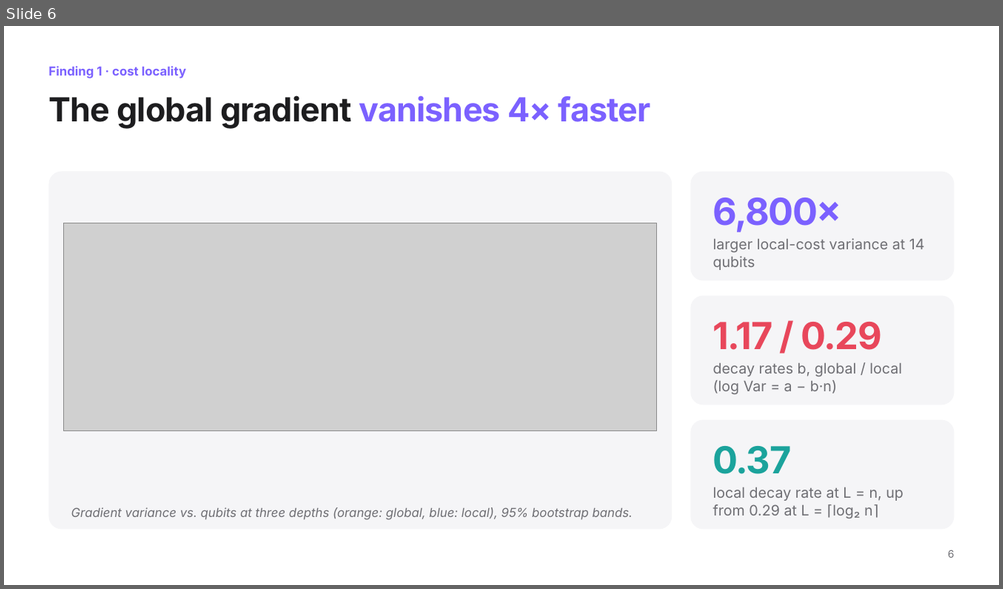
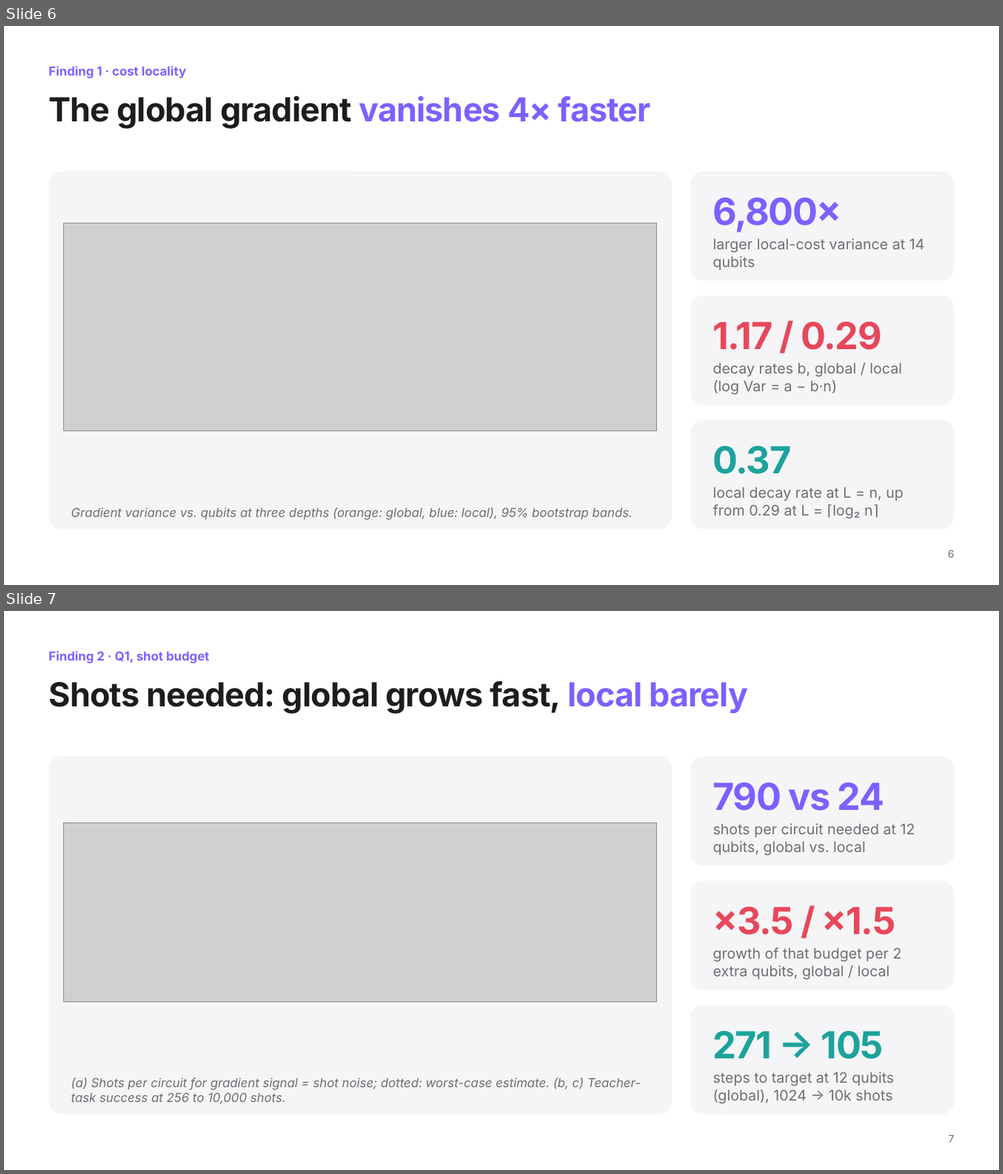
Before and after one commit to Saifix/Barren-plateaus-global-vs.-local-cost-functions, a slide deck: presentations/2026-11-24_progress_update.pptx. Shown one above the other, each under a label of ours: slide 6 before the commit, slides 6 and 7 after it. The pictures are 1003x589 and 1003x1174 pixels, drawn with LibreOffice and Linux fonts; fonts in the diff are those of the drawing; grey boxes stand for pictures. Boxes give left, top, right and bottom in pixels: in the first picture for what was removed or moved away, otherwise in the second. Text is boxed around its words. In the diff, an @@ line names an element or a change of style, - is before the commit and + after.

```diff
--- a/presentations/2026-11-24_progress_update.pptx
+++ b/presentations/2026-11-24_progress_update.pptx
@@ slide 7 added at bbox=[4, 611, 999, 1170], background #FFFFFF @@
@@ text added at bbox=[48, 651, 209, 664], 12 pt, text #7B61FF, bold @@
+Finding 2 · Q1, shot budget
@@ title added at bbox=[48, 681, 748, 714], 32 pt, text #1D1D1F, bold @@
+Shots needed: global grows fast, local barely
@@ rounded rectangle added at bbox=[48, 757, 671, 1115], fill #F5F5F7 @@
@@ rounded rectangle added at bbox=[691, 757, 954, 866], fill #F5F5F7 @@
@@ text added at bbox=[713, 783, 885, 811], 36 pt, text #7B61FF, bold @@
+790 vs 24
@@ picture added at bbox=[64, 823, 657, 1002] @@
@@ text added at bbox=[713, 823, 915, 855], 14 pt, text #6E6E73 @@
+shots per circuit needed at 12 qubits, global vs. local
@@ rounded rectangle added at bbox=[691, 881, 954, 991], fill #F5F5F7 @@
@@ text added at bbox=[713, 907, 896, 935], 36 pt, text #E8475B, bold @@
+×3.5 / ×1.5
@@ text added at bbox=[713, 948, 902, 980], 14 pt, text #6E6E73 @@
+growth of that budget per 2 extra qubits, global / local
@@ rounded rectangle added at bbox=[691, 1005, 954, 1115], fill #F5F5F7 @@
@@ text added at bbox=[713, 1031, 883, 1059], 36 pt, text #1BA39C, bold @@
+271 → 105
@@ text added at bbox=[713, 1072, 893, 1104], 14 pt, text #6E6E73 @@
+steps to target at 12 qubits (global), 1024 → 10k shots
@@ text added at bbox=[71, 1078, 640, 1105], 12 pt, text #6E6E73, italic @@
+(a) Shots per circuit for gradient signal = shot noise; dotted: worst-case estimate. (b, c) Teacher-task success at 256 to 10,000 shots.
@@ page number added at bbox=[948, 1136, 954, 1143], 10 pt, text #6E6E73 @@
+7
```
Also in this commit, not shown: 7 slides changed, 1 slide removed, 25 other files.
